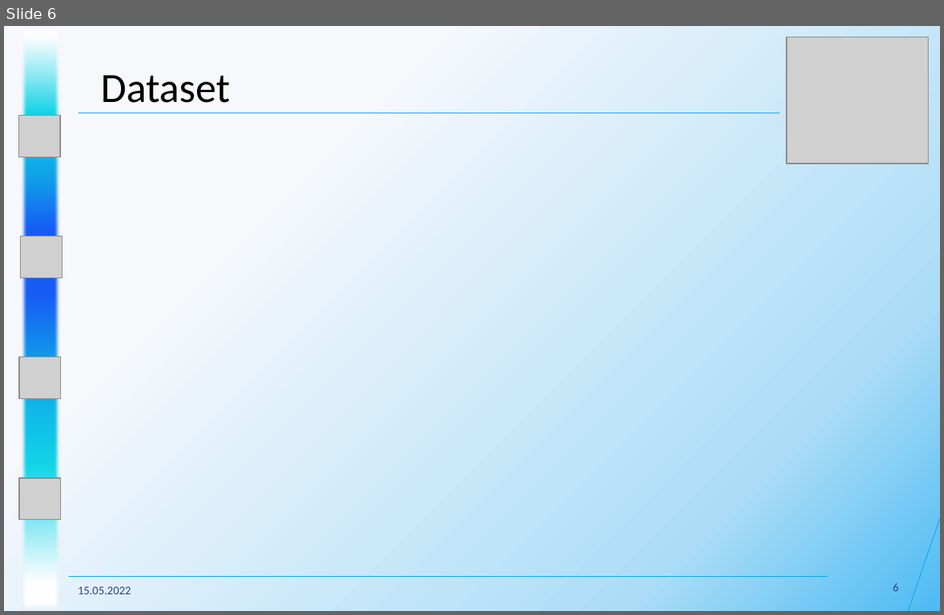
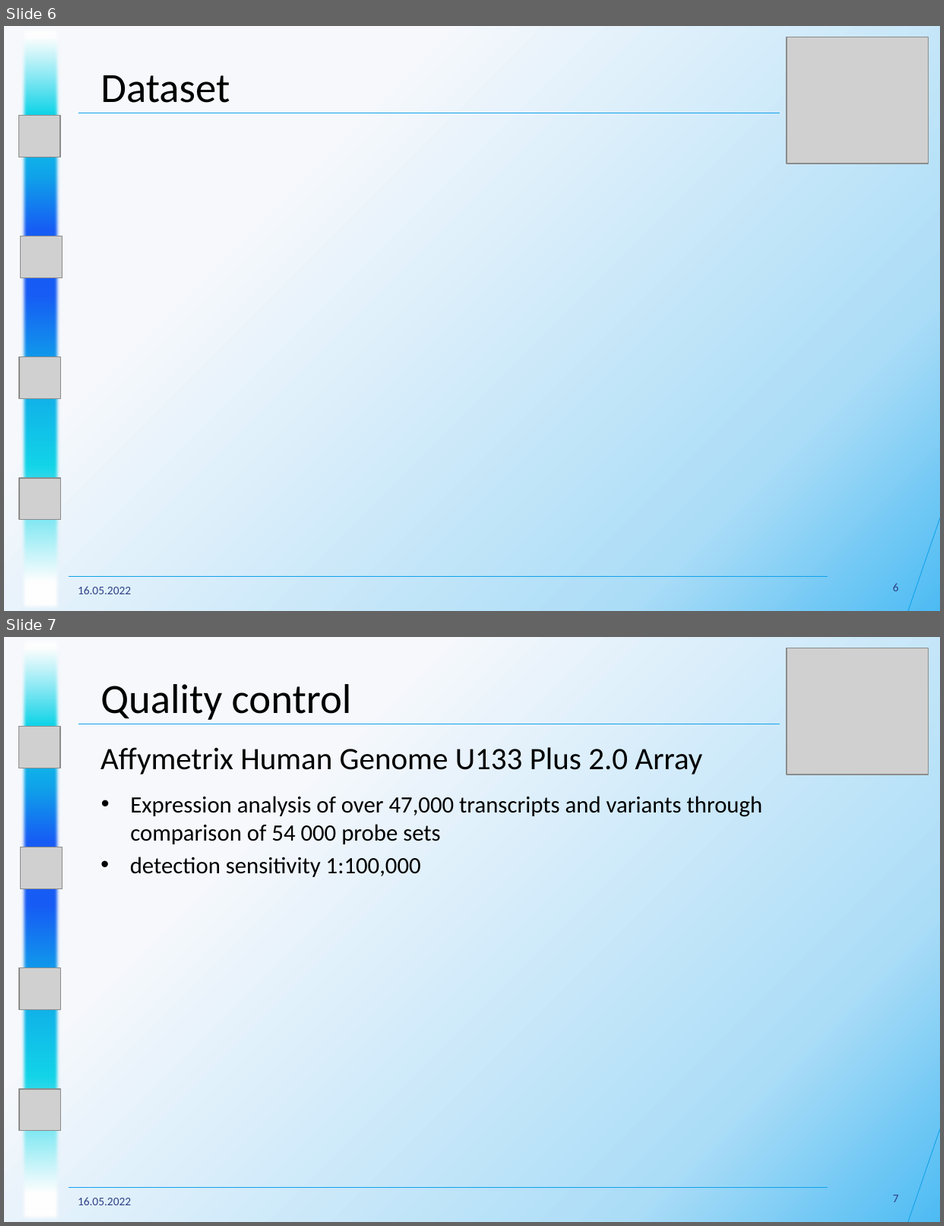
Before and after one commit to datascience-mobi-2022/2022-topic-04-team-01, a slide deck: Presentations/Project Proposal/Project Proposal Presentation Structure+.pptx. Shown one above the other, each under a label of ours: slide 6 before the commit, slides 6 and 7 after it. The pictures are 944x615 and 944x1226 pixels, drawn with LibreOffice and Linux fonts; fonts in the diff are those of the drawing; grey boxes stand for pictures. Boxes give left, top, right and bottom in pixels: in the first picture for what was removed or moved away, otherwise in the second. Text is boxed around its words. In the diff, an @@ line names an element or a change of style, - is before the commit and + after.

```diff
--- a/Presentations/Project Proposal/Project Proposal Presentation Structure+.pptx
+++ b/Presentations/Project Proposal/Project Proposal Presentation Structure+.pptx
@@ slide 7 added at [4, 637, 940, 1222], background gradient #F6F8FC to #ACDDF7 to #4DBBF3 @@
@@ rectangle added at [20, 637, 62, 1222], fill gradient #FFFFFF to #12D4E8 to #10A1EA to #175CF5 @@
@@ picture added at [787, 648, 929, 775] @@
@@ text added at [101, 684, 352, 720], 32 pt, text #000000 @@
+Quality control
@@ picture added at [19, 726, 61, 768] @@
@@ line added from (78, 724) to (780, 724), #10A1EA 0.5 pt @@
@@ text added at [101, 747, 703, 775], 24 pt, text #000000 @@
+Affymetrix Human Genome U133 Plus 2.0 Array
@@ text added at [130, 796, 763, 844], 18 pt, text #000000 @@
+• Expression analysis of over 47,000 transcripts and variants through comparison of 54 000 probe sets
@@ picture added at [21, 848, 63, 890] @@
@@ text added at [130, 857, 421, 877], 18 pt, text #000000 @@
+• detection sensitivity 1:100,000
@@ picture added at [19, 968, 61, 1011] @@
@@ picture added at [19, 1089, 61, 1131] @@
@@ line added from (940, 1129) to (908, 1222), #10A1EA 0.5 pt @@
@@ line added from (69, 1187) to (828, 1187), #10A1EA 0.5 pt @@
@@ text added at [78, 1197, 131, 1205], 9 pt, text #2E4186 @@
+16.05.2022
@@ page number added at [893, 1195, 899, 1202], 9 pt, text #2E4186 @@
+7
@@ slide 6 changed as well @@
@@ text at [78, 586, 131, 594]: text changed @@
-15.05.2022
+16.05.2022
```
Also in this commit, not shown: 9 other slides changed, 5 other slides added.
